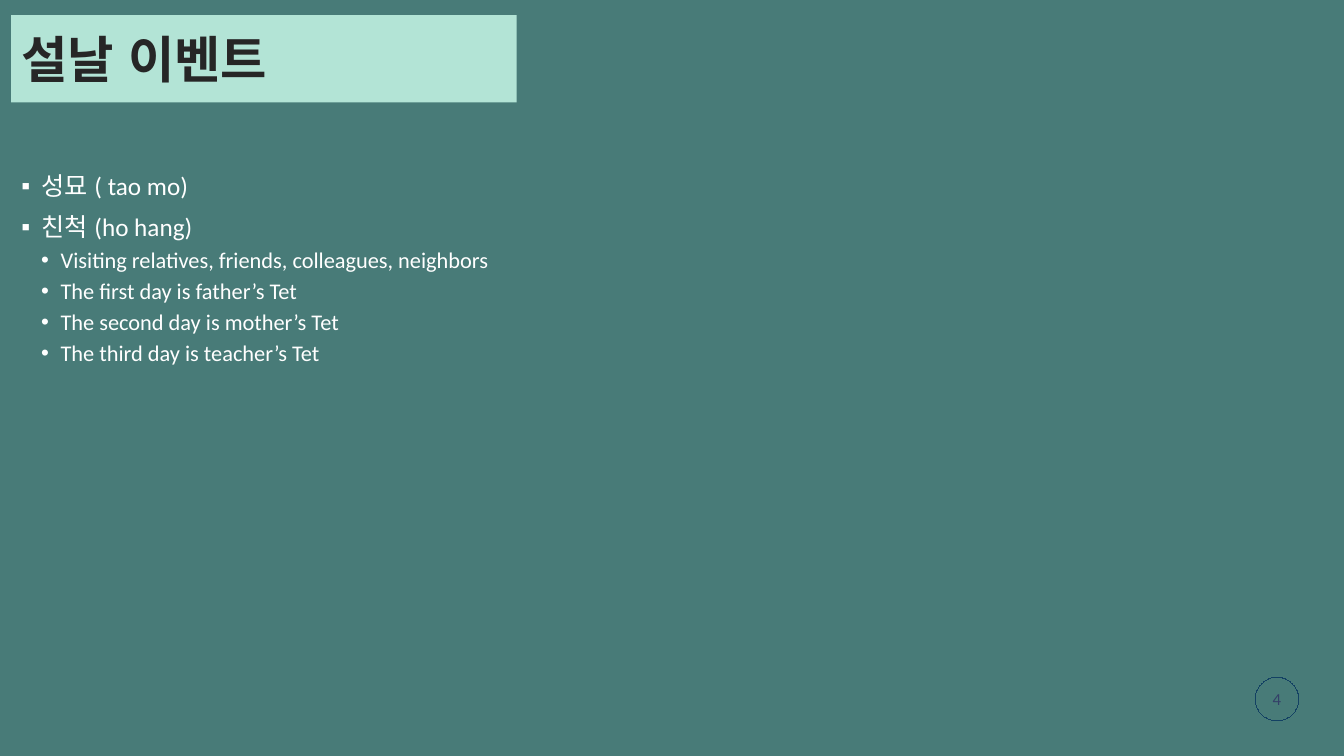
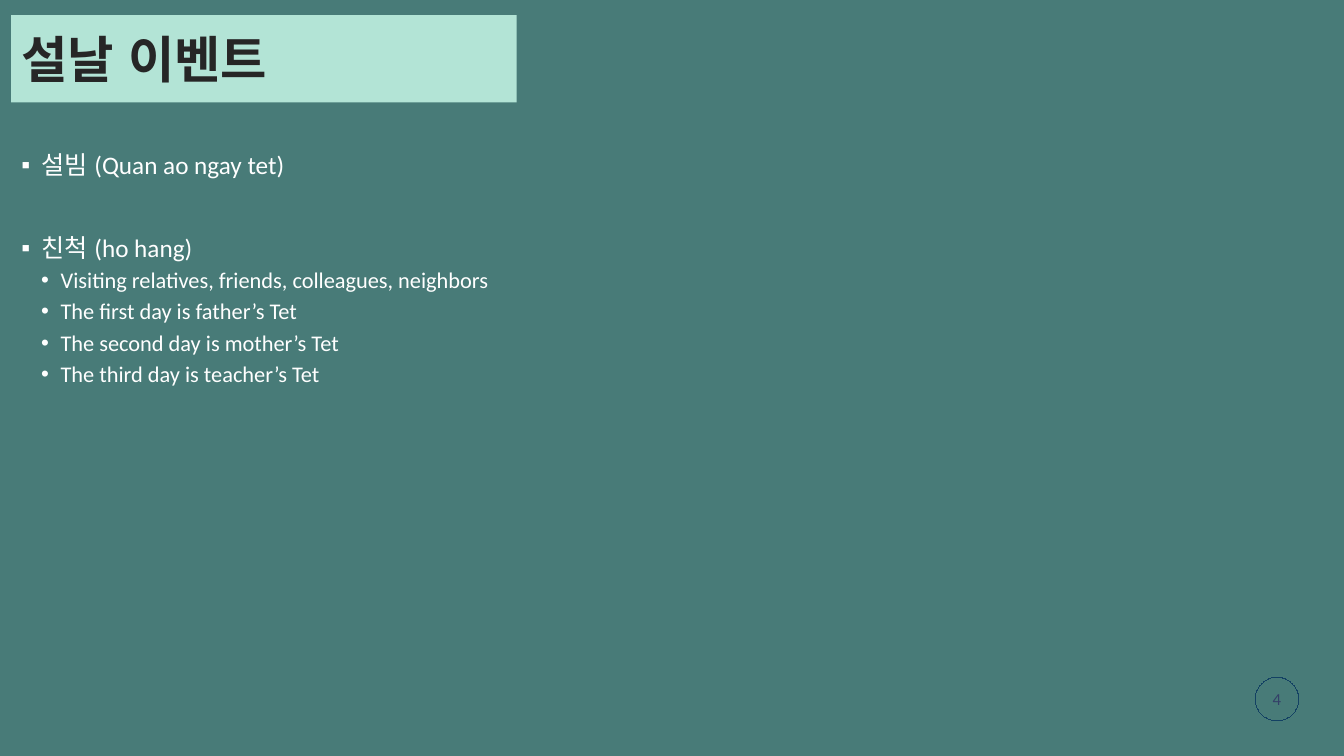
Before and after one commit to gemmanguen/Tetholidays, a slide deck: slide 4 of mducng_VN-KR.pptx. Drawn at 1344x756 pixels with LibreOffice and Linux fonts; fonts in the diff are those of the drawing. Boxes give left, top, right and bottom in pixels: in the first picture for what was removed or moved away, otherwise in the second. Text is boxed around its words. In the diff, an @@ line names an element or a change of style, - is before the commit and + after.

```diff
--- a/mducng_VN-KR.pptx
+++ b/mducng_VN-KR.pptx
@@ text at [41,153,285,179]: text changed @@
-▪ 성묘 ( tao mo)
+▪ 설빔 (Quan ao ngay tet)
```
Also in this commit, not shown: 5 other slides changed, 1 slide removed.
